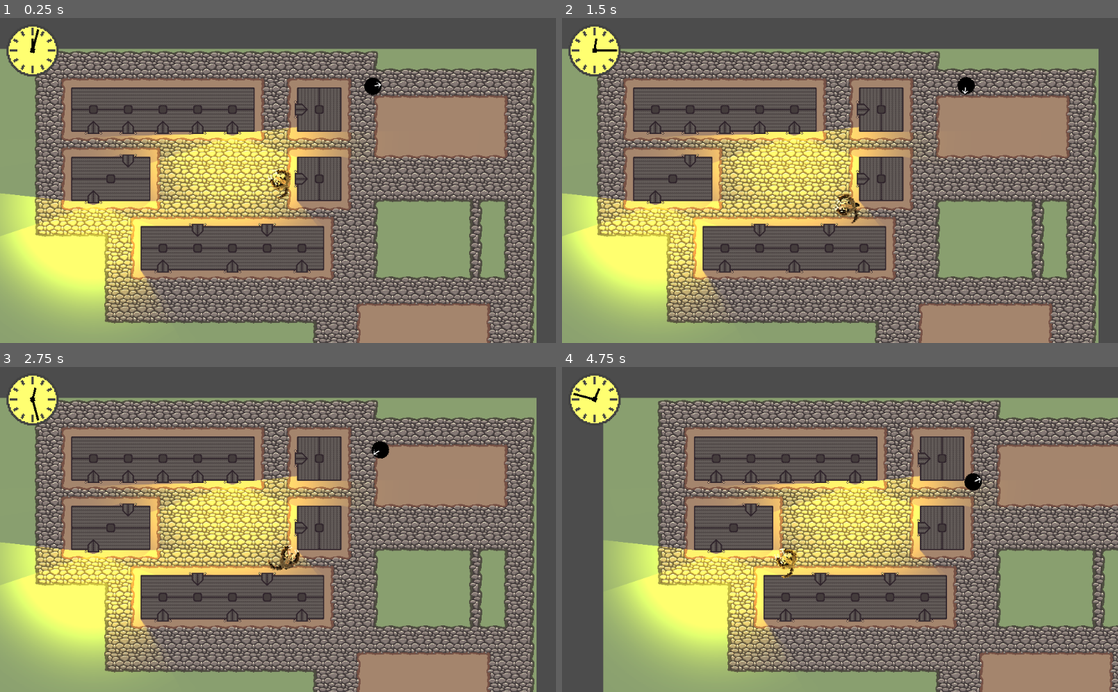
Above: before the commit, frames 1-4 (two rows, left to right).
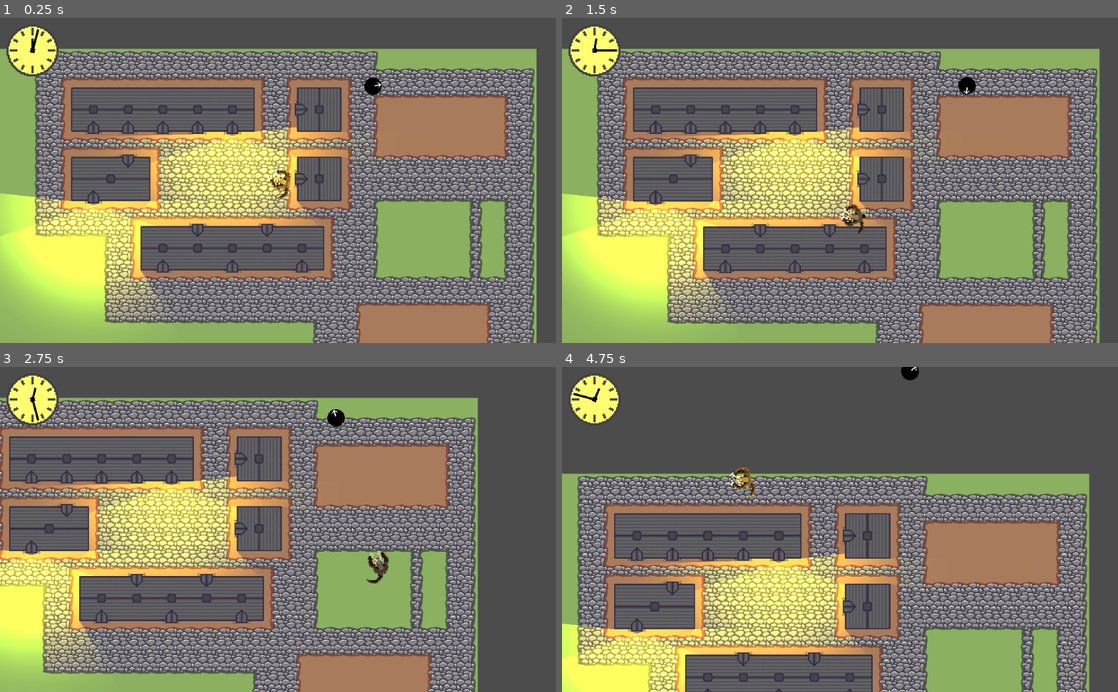
Above: after the commit, the same moments.

Repository: marc-hugh-tom/game-off-2020
Game: Godot game, scene res://nodes/PlayState.tscn
The game is run twice, just before and just after one commit, with the same random seed, the same clock (stepped at 60 frames per second) and the same inputs.
Inputs (mouse positions are in pixels of both pictures, inside the frame that each line leads up to):
- Up to frame 1 (0.25 s): no input
- Up to frame 2 (1.5 s): move the mouse to (962, 164) at 0.52 s; press the mouse at (962, 164) at 0.53 s; hold D (right) 0.53-1.28 s; move the mouse to (728, 196) at 1.27 s; release the mouse at (728, 196) at 1.28 s; hold S (down) from 1.28 s (still down); right-click (728, 196) at 1.35 s
- Up to frame 3 (2.75 s): move the mouse to (333, 458) at 2.02 s; release S (down) at 2.03 s; press the mouse at (333, 458) at 2.03 s; hold D (right) from 2.03 s (still down)
- Up to frame 4 (4.75 s): move the mouse to (812, 594) at 2.77 s; release D (right) at 2.78 s; release the mouse at (812, 594) at 2.78 s; hold W (up) 2.78-3.53 s; right-click (812, 594) at 2.85 s; move the mouse to (1006, 578) at 3.52 s; press the mouse at (1006, 578) at 3.53 s; hold A (left) from 3.53 s (still down); move the mouse to (673, 480) at 4.27 s; release the mouse at (673, 480) at 4.28 s; right-click (673, 480) at 4.35 s

The runs differ from the first frame. In frame 1, 4.4% of the frame differs, in the area x 0-96%, y 10-100%; in frame 2, 24%; in frame 3, 61%; in frame 4, 74%, in the area x 0-100%, y 0-100%.

Commit message:
revert changes

Diff:
--- a/nodes/PlayState.tscn
+++ b/nodes/PlayState.tscn
@@ -51,8 +51,6 @@
 position = Vector2( 704.781, 29.665 )
 level_navigation_path = NodePath("../Navigation2D")
 werewolf_path = NodePath("../Werewolf")
-walk_speed = 50.0
-run_speed = 150.0
 exported_emotion_intensity = {
 "CURIOSITY": 0.0,
 "FATIGUE": 0,
--- a/nodes/Werewolf.tscn
+++ b/nodes/Werewolf.tscn
@@ -45,30 +45,30 @@
 "speed": 8.0
 } ]
 
-[sub_resource type="CapsuleShape2D" id=2]
-radius = 22.5872
-height = 5.46669
-
-[sub_resource type="OccluderPolygon2D" id=3]
+[sub_resource type="OccluderPolygon2D" id=2]
 polygon = PoolVector2Array( -16, -16, -20, -6, -20, 4, -12, 8, 12, 8, 20, 4, 20, -6, 16, -16, 12, -16, 12, -6, 0, -4, -12, -6, -12, -16 )
 
-[sub_resource type="SpriteFrames" id=4]
+[sub_resource type="SpriteFrames" id=3]
 animations = [ {
 "frames": [ ExtResource( 14 ), ExtResource( 16 ), ExtResource( 13 ), ExtResource( 12 ), ExtResource( 17 ), ExtResource( 21 ), ExtResource( 22 ), ExtResource( 26 ) ],
 "loop": true,
 "name": "idle",
 "speed": 5.0
 }, {
+"frames": [ ExtResource( 18 ), ExtResource( 20 ), ExtResource( 15 ), ExtResource( 25 ), ExtResource( 19 ), ExtResource( 23 ), ExtResource( 24 ), ExtResource( 6 ) ],
+"loop": true,
+"name": "walk",
+"speed": 8.0
+}, {
 "frames": [ ExtResource( 27 ), ExtResource( 9 ), ExtResource( 30 ), ExtResource( 29 ), ExtResource( 31 ), ExtResource( 8 ), ExtResource( 28 ) ],
 "loop": false,
 "name": "attack",
 "speed": 10.0
-}, {
-"frames": [ ExtResource( 18 ), ExtResource( 20 ), ExtResource( 15 ), ExtResource( 25 ), ExtResource( 19 ), ExtResource( 23 ), ExtResource( 24 ), ExtResource( 6 ) ],
-"loop": true,
-"name": "walk",
-"speed": 8.0
 } ]
+
+[sub_resource type="CapsuleShape2D" id=4]
+radius = 14.7205
+height = 0.0
 
 [node name="Werewolf" type="KinematicBody2D"]
 use_parent_material = true
@@ -83,29 +83,29 @@
 animation = "idle"
 playing = true
 
-[node name="CollisionShape2D" type="CollisionShape2D" parent="."]
-visible = false
-rotation = 1.5708
-scale = Vector2( 1.1875, 1.07143 )
-shape = SubResource( 2 )
-
 [node name="LightOccluder2D" type="LightOccluder2D" parent="."]
 visible = false
-occluder = SubResource( 3 )
+occluder = SubResource( 2 )
 
 [node name="Body" type="AnimatedSprite" parent="."]
 light_mask = 2
 use_parent_material = true
 rotation = -1.5708
 scale = Vector2( 2, 2 )
-frames = SubResource( 4 )
+frames = SubResource( 3 )
 animation = "attack"
 frame = 6
 playing = true
 
 [node name="Camera2D" type="Camera2D" parent="."]
+visible = false
 current = true
 drag_margin_h_enabled = true
 drag_margin_v_enabled = true
 smoothing_enabled = true
 smoothing_speed = 10.0
+
+[node name="CollisionShape2D" type="CollisionShape2D" parent="."]
+rotation = 1.5708
+scale = Vector2( 1.1875, 1.07143 )
+shape = SubResource( 4 )
--- a/scripts/PlayState.gd
+++ b/scripts/PlayState.gd
@@ -18,7 +18,6 @@
 	pass # Replace with function body.
 
 func _process(delta):
-	return
 	update_map_scale()
 	update_player_speed()
 	update_camera_margin()
